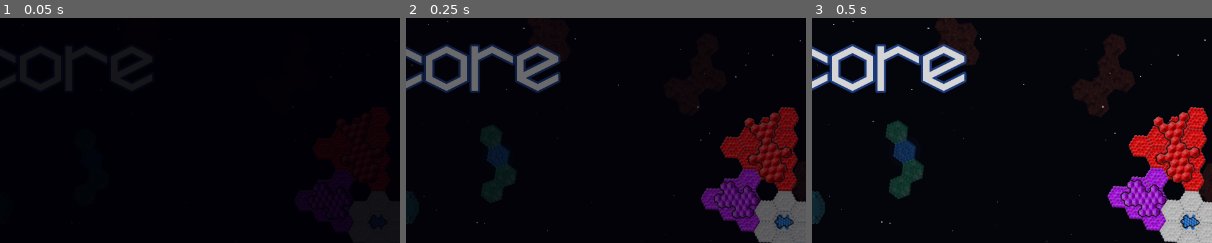
Above: before the commit, frames 1-3 (left to right).
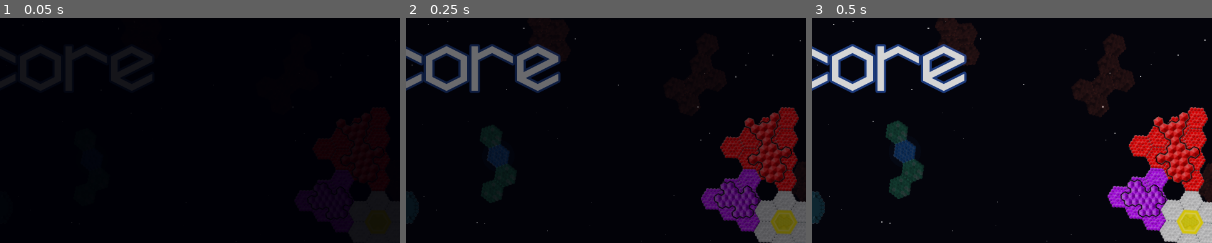
Above: after the commit, the same moments.

Repository: pongitV/COMPJAM-2026-Squadjonsons
Game: Godot game, scene res://main.tscn
The game is run twice, just before and just after one commit, with the same random seed, the same clock (stepped at 60 frames per second) and the same inputs.
Inputs:
- Up to frame 1 (0.05 s): no input
- Up to frame 2 (0.25 s): no input
- Up to frame 3 (0.5 s): no input
The pictures show only the part of the screen within x 26-76%, y 7-57%; the shares and areas given below are measured in that part.

The runs differ from the first frame. In frame 2, 0.6% of the frame differs, in the area x 91-98%, y 85-96%; in frame 3, 0.6%, in the area x 91-98%, y 84-97%.

Commit message:
ultima
dale

Diff:
--- a/scripts/asteroid_config.gd
+++ b/scripts/asteroid_config.gd
@@ -7,11 +7,11 @@
 
 @export_group("Dificuldade com o tempo")
 ## Multiplicador de dificuldade: comeca em 1 e sobe tanto por minuto de
-## partida (0.5 = +50% por minuto; 0 = desligado). Ele multiplica o que
+## partida (0.3 = +30% por minuto; 0 = desligado). Ele multiplica o que
 ## estiver marcado abaixo, somado as rampas proprias de spawn e tamanho.
-## (O relogio so comeca depois do tutorial; o chefe entra aos 3 min.)
-@export_range(0.0, 2.0, 0.01, "suffix:/min") var difficulty_per_minute := 0.5
-## Teto do multiplicador (2 = no maximo 2x; com 0.5/min chega nele em 2:00).
+## (O relogio so comeca depois do tutorial.)
+@export_range(0.0, 2.0, 0.01, "suffix:/min") var difficulty_per_minute := 0.3
+## Teto do multiplicador (2 = no maximo 2x; com 0.3/min chega nele em 3:20).
 @export_range(1.0, 10.0, 0.1) var difficulty_max := 2.0
 ## Asteroides nascem com mais HP (e valem mais pontos).
 @export var difficulty_scales_hp := true
@@ -29,8 +29,8 @@
 @export_range(0.05, 10.0, 0.05, "suffix:s") var spawn_interval_min := 0.4
 ## Quanto o intervalo diminui por segundo de jogo (0 = ritmo constante). O
 ## multiplicador de dificuldade tambem divide o intervalo. Com os padroes (e
-## spawn_rate 0.7), um asteroide a cada ~1,3 s na largada, ~0,7 s em 1 min e
-## ~0,57 s (o minimo) a partir de ~1:20.
+## spawn_rate 0.7), um asteroide a cada ~1,3 s na largada, ~0,8 s em 1 min e
+## ~0,57 s (o minimo) a partir de ~1:40.
 @export_range(0.0, 0.1, 0.001) var spawn_interval_decay := 0.003
 ## Variacao aleatoria do intervalo (0.2 = entre 80% e 120% do valor).
 @export_range(0.0, 1.0, 0.05) var spawn_interval_jitter := 0.2
@@ -55,9 +55,9 @@
 ## Tamanho maximo sorteado no inicio da partida.
 @export_range(1, 200, 1) var start_max_size := 3
 ## A cada tantos segundos o tamanho maximo cresce 1 celula (0 = nao cresce).
-## Com 6: maximo de 13 celulas em 1 min, 23 em 2 min e 33 na chegada do
-## chefe (fora os canhoes da nave).
-@export_range(0.0, 120.0, 0.5, "suffix:s") var seconds_per_size := 6.0
+## Com 8: maximo de 10 celulas em 1 min, 18 em 2 min, 25 em 3 min (fora os
+## canhoes da nave).
+@export_range(0.0, 120.0, 0.5, "suffix:s") var seconds_per_size := 8.0
 ## Celulas a mais no tamanho maximo por celula de canhao que a nave tem
 ## (um laser, feito de 10 comuns, conta 10).
 @export_range(0.0, 10.0, 0.1) var size_per_cannon := 1.5
--- a/scripts/enemy_config.gd
+++ b/scripts/enemy_config.gd
@@ -14,18 +14,18 @@
 ## Os inimigos tem cronograma proprio (os asteroides comuns nao nascem mais
 ## armados). Nas listas por minuto, a posicao e o minuto da corrida (0 = o
 ## primeiro); depois do ultimo item vale o ultimo.
-## Maximo de inimigos vivos ao mesmo tempo (a corrida tem 3 min: 3 itens).
-@export var max_alive_by_minute := PackedInt32Array([3, 4, 5])
+## Maximo de inimigos vivos ao mesmo tempo.
+@export var max_alive_by_minute := PackedInt32Array([2, 3, 4, 5, 6])
 ## Segundos entre um inimigo e o proximo.
-@export var interval_by_minute := PackedFloat32Array([5.0, 4.0, 3.5])
+@export var interval_by_minute := PackedFloat32Array([10.0, 7.0, 5.0, 4.0, 3.5])
 ## Primeiro inimigo depois de tantos segundos de corrida.
 @export_range(0.0, 60.0, 0.5, "suffix:s") var first_enemy_delay := 4.0
 ## Tipos de inimigo: comum (1 a 3 canhoes comuns) desde o inicio; shotgun
 ## (1 a 2 shotguns), bomba (1 bomba) e misto (canhoes misturados, podendo
-## ter 1 laser) a partir destes minutos (aceita fracao: 1.5 = 1:30).
-@export_range(0.0, 10.0, 0.25, "suffix:min") var shotgun_minute := 0.75
-@export_range(0.0, 10.0, 0.25, "suffix:min") var bomb_minute := 1.5
-@export_range(0.0, 10.0, 0.25, "suffix:min") var mixed_minute := 2.25
+## ter 1 laser) a partir destes minutos.
+@export_range(0, 10, 1) var shotgun_minute := 1
+@export_range(0, 10, 1) var bomb_minute := 2
+@export_range(0, 10, 1) var mixed_minute := 3
 ## Maximo de canhoes de um inimigo misto.
 @export_range(1, 6, 1) var mixed_max_cannons := 3
 ## Celulas de rocha alem das de canhao (sorteado entre os dois).
@@ -138,7 +138,7 @@
 ## Sorteia entre os tipos ja liberados: comum (1 a 3 comuns), shotgun (1 a 2),
 ## bomba (1) e misto (2 a mixed_max_cannons de qualquer tipo, no maximo 1 laser).
 func roll_wave_armament(elapsed: float) -> Array[int]:
-	var minute := elapsed / 60.0
+	var minute := minute_of(elapsed)
 	var kinds := ["common"]
 	if minute >= shotgun_minute:
 		kinds.append("shotgun")
--- a/scripts/game.gd
+++ b/scripts/game.gd
@@ -343,8 +343,8 @@
 	_spawn_timer -= delta
 	if _spawn_timer > 0.0 or asteroids.size() >= _cfg.max_asteroids:
 		return
-	# O intervalo diminui com o tempo de jogo.
-	_spawn_timer = _cfg.spawn_interval(elapsed)
+	# O intervalo diminui com o tempo de jogo (e divide pelo multiplicador global).
+	_spawn_timer = _cfg.spawn_interval(elapsed) / travel_config.spawn_rate
 
 	# O tamanho maximo cresce com o tempo e com o poder de fogo (celulas de
 	# canhao, ja que o casco nao atira).
@@ -388,7 +388,7 @@
 		# No limite: tenta de novo daqui a pouco (quando algum morrer).
 		_enemy_timer = 1.0
 		return
-	_enemy_timer = enemy_config.interval(elapsed)
+	_enemy_timer = enemy_config.interval(elapsed) / travel_config.spawn_rate
 	var armament := enemy_config.roll_wave_armament(elapsed)
 	var a := Asteroid.new()
 	a.setup(enemy_config.enemy_size(armament), _cfg.hp_scale(elapsed), armament)
--- a/scripts/player.gd
+++ b/scripts/player.gd
@@ -23,6 +23,12 @@
 ## Azul dos detalhes da arte do nucleo (seta de giro, explosao, titulo).
 const CORE_COLOR := Color("#3a7bff")
 const HURT_COLOR := Color(1.0, 0.25, 0.2)
+## Pisca-pisca do nucleo, para ele ficar sempre evidente: amarelo forte,
+## piscadas por segundo e opacidade minima/maxima do preenchimento.
+const CORE_BLINK_COLOR := Color(1.0, 0.92, 0.0)
+const CORE_BLINK_RATE := 2.0
+const CORE_BLINK_MIN := 0.1
+const CORE_BLINK_MAX := 0.9
 
 ## Alvos sao recalculados a esta frequencia (nao precisa ser todo frame).
 const RETARGET_INTERVAL := 0.1
@@ -311,8 +317,32 @@
 func _draw() -> void:
 	super._draw()
 	_draw_cannons()
+	if alive and cells.has(CORE):
+		_draw_core_blink()
 	if turning and alive:
 		_draw_heading()
+
+
+## Nucleo piscando em amarelo forte, por cima de tudo (arte e cano): no pico
+## ele fica quase todo amarelo; no vale a arte aparece, com o contorno sempre
+## aceso. Um anel de brilho se expande a cada piscada.
+func _draw_core_blink() -> void:
+	var t := Time.get_ticks_msec() / 1000.0 * CORE_BLINK_RATE
+	# 0..1, com a subida rapida e a descida mais lenta (cara de alerta).
+	var k := pow(0.5 + 0.5 * cos(TAU * t), 2.0)
+	var c := cell_local(CORE)
+	var hex := PackedVector2Array()
+	for corner in Hex.corners():
+		hex.append(c + corner)
+	draw_colored_polygon(hex, Color(CORE_BLINK_COLOR, lerpf(CORE_BLINK_MIN, CORE_BLINK_MAX, k)))
+	var outline := hex.duplicate()
+	outline.append(hex[0])
+	draw_polyline(outline, CORE_BLINK_COLOR.lerp(Color.WHITE, 0.4 * k), 3.0, true)
+	# Anel: nasce no contorno no pico e se afasta sumindo.
+	var ring := PackedVector2Array()
+	for p in outline:
+		ring.append(c + (p - c) * (1.1 + 0.6 * (1.0 - k)))
+	draw_polyline(ring, Color(CORE_BLINK_COLOR, 0.9 * k), 2.5, true)
 
 
 ## Seta na frente da nave (eixo +X local) enquanto ela gira.
--- a/scripts/travel_config.gd
+++ b/scripts/travel_config.gd
@@ -43,6 +43,10 @@
 @export_range(0.0, 1.0, 0.01) var streak_alpha := 0.16
 
 @export_group("Fluxo")
+## Multiplicador global da frequencia de spawn, de asteroides e de inimigos
+## (1 = normal, 2 = o dobro, 0.5 = a metade). Vale por cima dos intervalos
+## de AsteroidConfig e EnemyConfig; nao muda o maximo de vivos na tela.
+@export_range(0.1, 5.0, 0.05) var spawn_rate := 1.0
 ## Arrasto lento dos asteroides no sentido contrario ao avanco: somado a
 ## velocidade de cada um que nasce, faz eles "passarem" pela nave.
 @export_range(0.0, 500.0, 1.0, "suffix:px/s") var asteroid_drift := 45.0
@@ -61,8 +65,7 @@
 
 @export_group("Chegada")
 ## Tempo ate a bandeira de chegada (a barra no rodape enche nesse tempo): ai
-## entra o chefe. As rampas de dificuldade (AsteroidConfig, EnemyConfig)
-## estao ajustadas para 3 min; se mudar muito este valor, ajuste-as tambem.
+## entra o chefe.
 @export_range(10.0, 3600.0, 5.0, "suffix:s") var race_duration := 180.0
 
 
Not shown, changed: README.md
